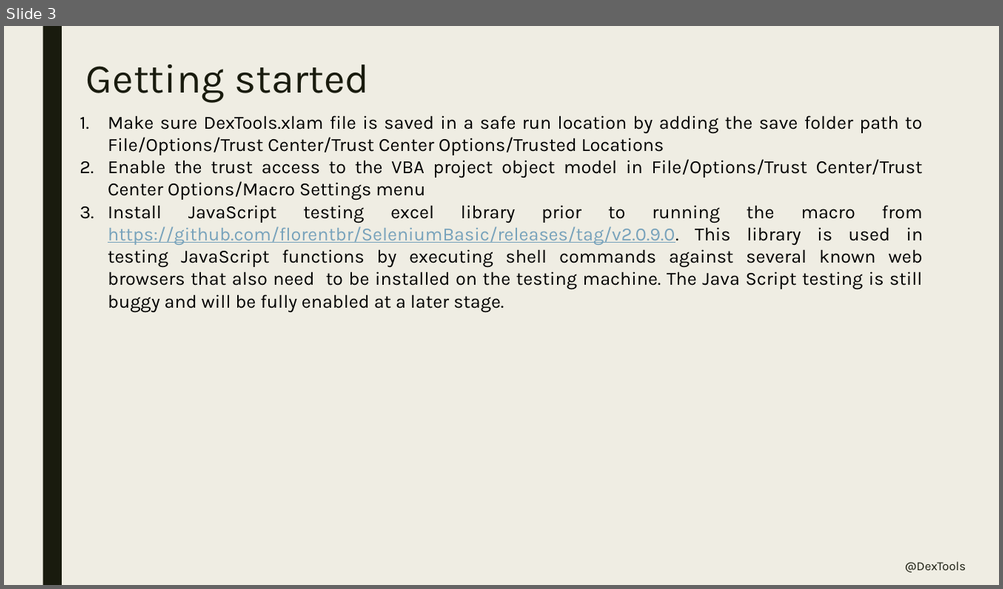
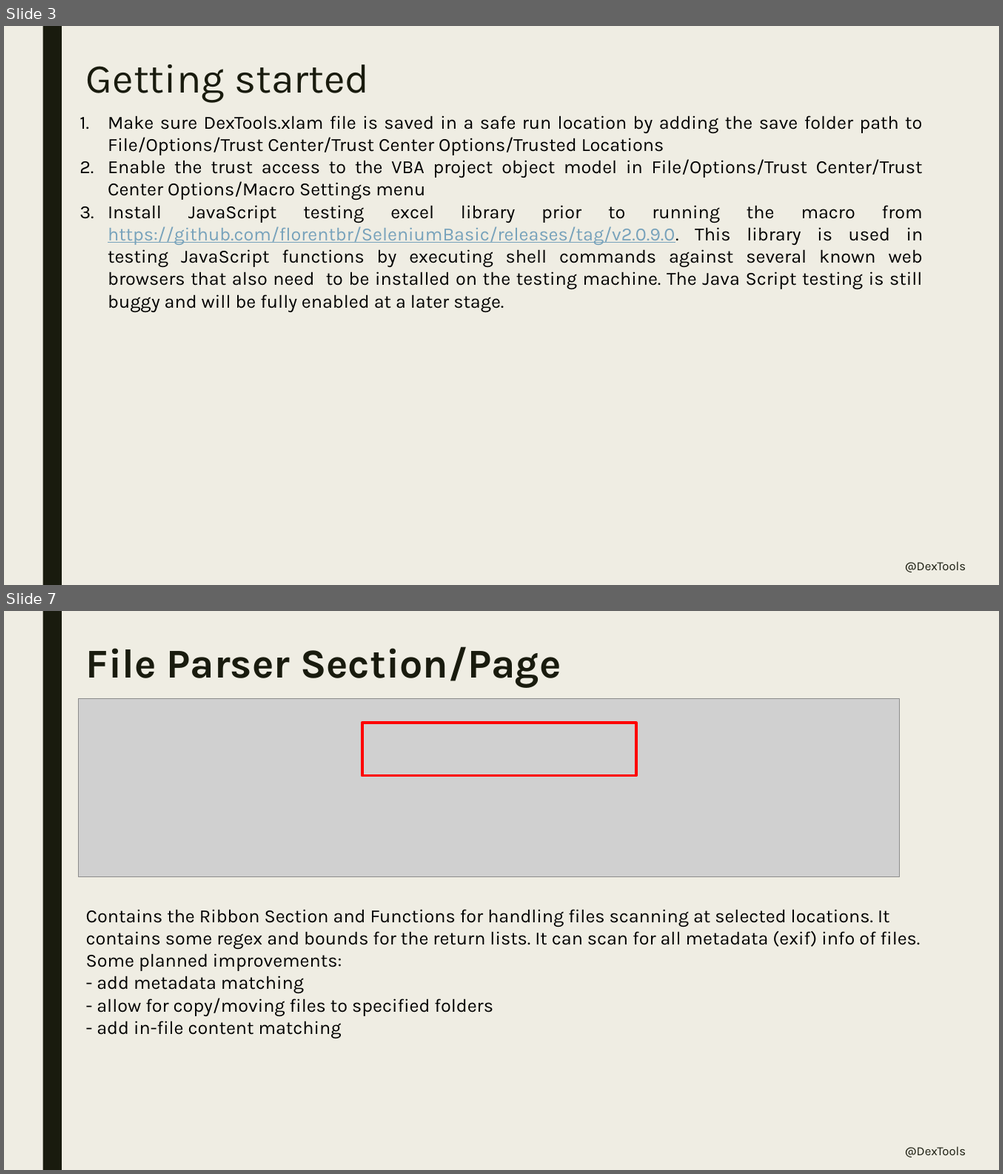
Before and after one commit to dexterial/Dextools, a slide deck: Main/Guide.pptx. Shown one above the other, each under a label of ours: slide 3 before the commit, slides 3 and 7 after it; the slides between them are not shown. The pictures are 1003x589 and 1003x1174 pixels, drawn with LibreOffice and Linux fonts; fonts in the diff are those of the drawing; grey boxes stand for pictures. Boxes give left, top, right and bottom in pixels: in the first picture for what was removed or moved away, otherwise in the second. Text is boxed around its words. In the diff, an @@ line names an element or a change of style, - is before the commit and + after.

```diff
--- a/Main/Guide.pptx
+++ b/Main/Guide.pptx
@@ slide 7 added at [4, 611, 999, 1170], background #EFEDE3; not listed: 1 template element that a slide beside it also shows @@
@@ title added at [86, 647, 560, 687], 39.6 pt, text #191B0E, bold @@
+File Parser Section/Page
@@ picture added at [79, 699, 899, 877] @@
@@ rectangle added at [362, 723, 636, 776], outline #FF0000 2.75 pt @@
@@ text added at [86, 909, 920, 1039], 18 pt, text #000000 @@
+Contains the Ribbon Section and Functions for handling files scanning at selected locations. It contains some regex and bounds for the return lists. It can scan for all metadata (exif) info of files.
+Some planned improvements:
+- add metadata matching
+- allow for copy/moving files to specified folders
+- add in-file content matching
@@ text added at [905, 1147, 965, 1158], 12 pt, text #191B0E @@
+@DexTools
```
Also in this commit, not shown: 4 slides changed, 3 other slides added, 2 other files.
